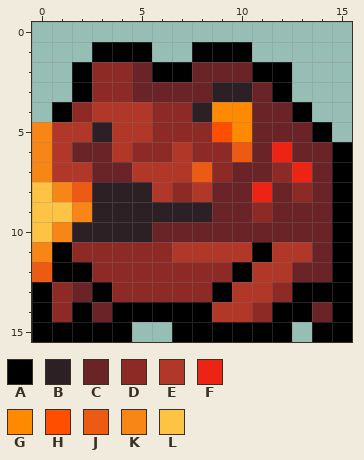
Pixel-art sprite, stored at run_tree/data/sprites/frog/frog-attacking-side-2.png. The picture above is the old version.
The file is 16x16 pixels.
Palette (. is transparent): A #000000  B #2c2025  C #6a2427  D #8d2a25  E #b13728  F #ed2413  G #ff8900  H #ff4e00  J #ed5a13  K #f88616  L #fdc344
Pixels before, first column x 0:
 1 ...AAA..AAA.....
 2 ..ADDCAACCCAA...
 3 ..ADDCCCCBBCA...
 4 .ADEEEDDBGGCCA..
 5 KEEBEEDDDHGCCCA.
 6 KECCEDDEDDJCFCCA
 7 KEECCEEEJDCCDFCA
 8 LKJBBBEDECCFCDCA
 9 LLKBBBBBBCCDCCCA
10 LKBBBBCCCCCCCCCA
11 KADDDDDEEEEAEECA
12 JAADDDDDDDAEECCA
13 ADCADDDDDAEEDAAA
14 ADACAAAAAEEDAACA
15 AAAAA..AAAAAA.AA
After:
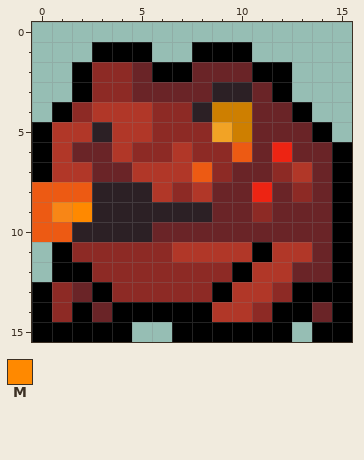
Colours new in this view: M #ff8900
Log entry: removed frog frames and renamed files
Diff:
colour G: #ff8900 -> #ce7f00
colour H: #ff4e00 -> #f2a325
Changed rows in their new state; - is a pixel that keeps its letter.
first column x 0:
 5 A-------------
 6 A-------------
 7 A------------E
 8 JJ------------
 9 JKM-----------
10 JJ------------
11 .-------------
12 .-------------
Changed places in both pictures, as pixel boxes (x1, y1, x2, y2):
changed: (212, 102, 312, 182)
changed: (32, 122, 92, 282)
